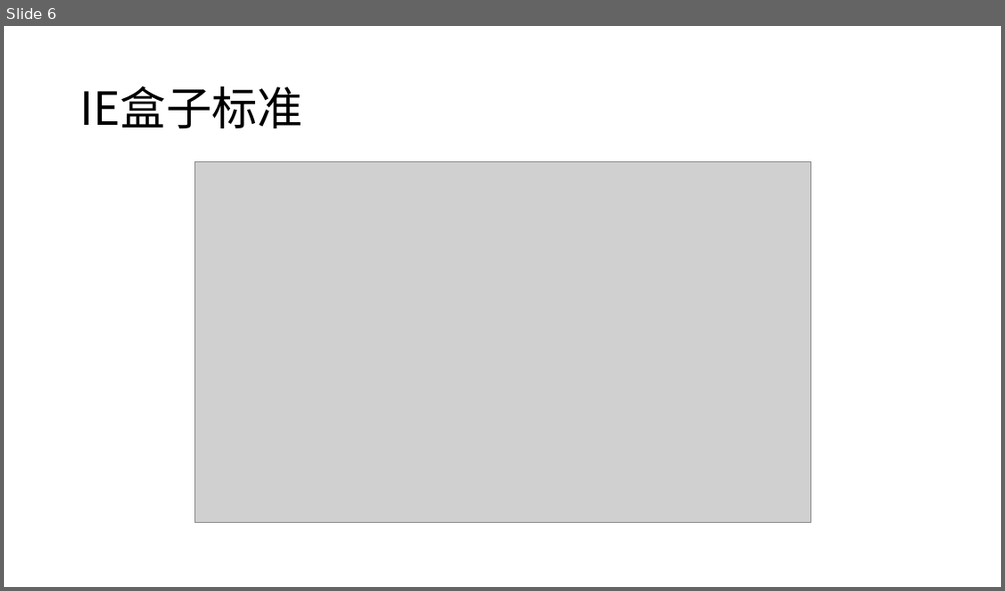
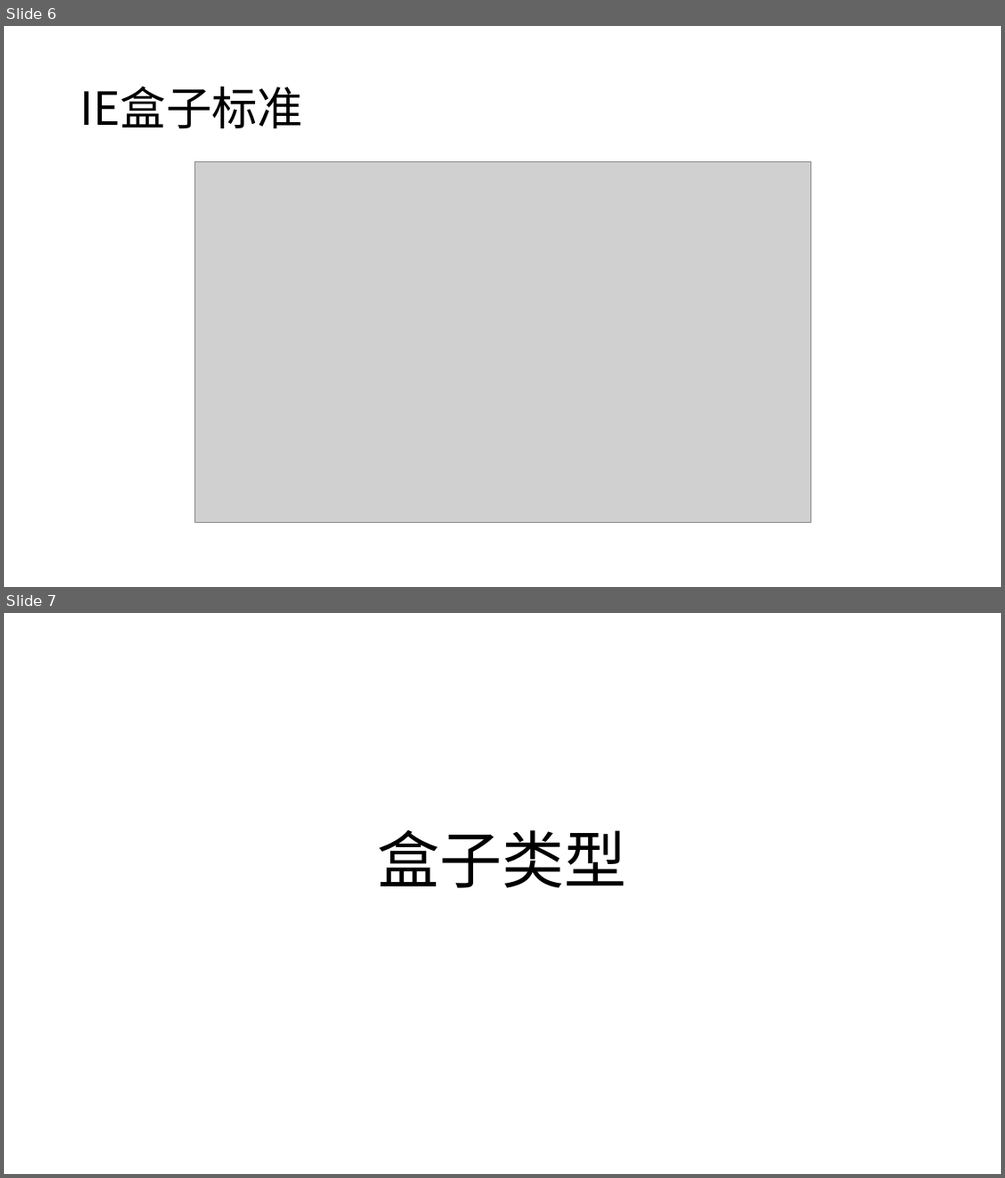
Before and after one commit to sans123wx/class, a slide deck: 网页设计与制作/课件/6/css盒子.pptx. Shown one above the other, each under a label of ours: slide 6 before the commit, slides 6 and 7 after it. The pictures are 1005x591 and 1005x1178 pixels, drawn with LibreOffice and Linux fonts; fonts in the diff are those of the drawing; grey boxes stand for pictures. Boxes give left, top, right and bottom in pixels: in the first picture for what was removed or moved away, otherwise in the second. Text is boxed around its words. In the diff, an @@ line names an element or a change of style, - is before the commit and + after.

```diff
--- a/网页设计与制作/课件/6/css盒子.pptx
+++ b/网页设计与制作/课件/6/css盒子.pptx
@@ slide 7 added at <box>4,613,1001,1174</box>, background #FFFFFF @@
@@ title added at <box>378,830,627,888</box>, 60 pt, text #000000 @@
+盒子类型
```
Also in this commit, not shown: 4 other slides added, 5 other files.
